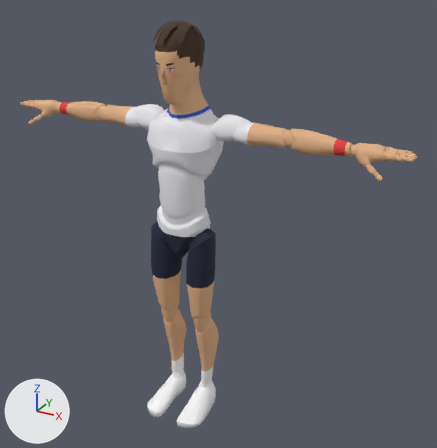
What one commit did to the glTF model sweetspot/models/players/p16.glb.
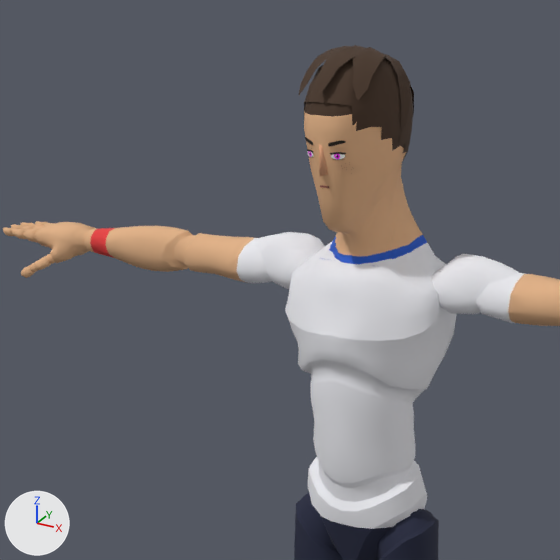
There are two pictures of each version: one whole from a 50 mm lens placed at (1.357, -2.139, 2.101), pointed at (0.14, 0.073, 0.995), one close up on the part from 4% to 62% of the width and 0% to 56% of the height. Lighting does not change. The marker at lower left points along +X, +Y and +Z. The first two pictures are the older version. Vertices at exactly the same position are counted once.

Names of what the first close-up shows: 'Body', 'Face', 'Hair' and 1 more.
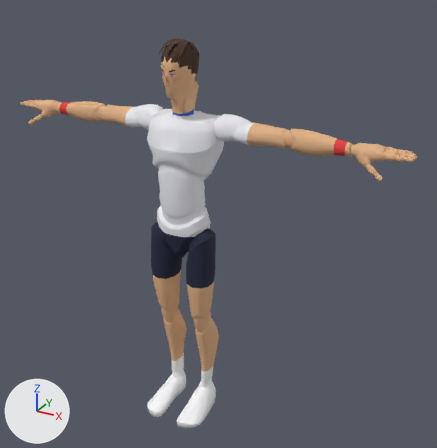
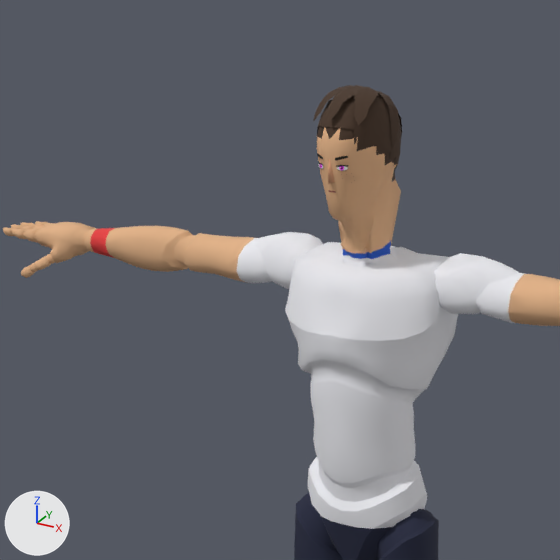
Pixel boxes (x1, y1, x2, y2) of what changed, in the close-ups (560 x 560 px; the box of a moved part takes in the faces that stretch with it):
```json
{"object": "Body", "change": "reshaped", "before": [3, 64, 560, 560], "after": [3, 100, 560, 560]}
{"object": "Hair", "change": "reshaped", "before": [299, 45, 414, 162], "after": [313, 85, 402, 171], "on screen": "22% narrower, 26% shorter"}
{"object": "Face", "change": "reshaped", "before": [305, 137, 346, 188], "after": [317, 153, 348, 192], "on screen": "24% narrower, 23% shorter"}
{"part": 1, "of": "me_mannequin", "change": "moved or reshaped", "before": [266, 64, 482, 302], "after": [266, 100, 482, 302]}
{"part": 2, "of": "me_mannequin", "change": "surface changed", "before": [311, 102, 402, 267], "after": [322, 127, 395, 271]}
{"part": 4, "of": "me_hair", "change": "moved or reshaped", "before": [299, 45, 386, 100], "after": [313, 85, 379, 126]}
{"part": 5, "of": "me_hair", "change": "moved or reshaped", "before": [304, 54, 414, 162], "after": [317, 91, 402, 171]}
```

The change, as JSON lines over the scene's bpy script:
```json
{"block": "me_mannequin", "where": "# used by ob_body; location = (0.0, 0.0, 0.0)"}
{"op": "remove", "block": "me_mannequin", "code": "me_mannequin.from_pydata(...)  # 7378 vertices, 14511 faces; spans x -0.97..0.97, y -0.21..0.14, z 0.0..1.86"}
{"op": "add", "block": "me_mannequin", "code": "me_mannequin.from_pydata(...)  # 7380 vertices, 14515 faces; spans x -0.97..0.97, y -0.21..0.14, z 0.0..1.79"}
{"block": "me_mannequin", "change": "me_mannequin part 1: 312 vertices moved from x -0.21..0.21, y -0.13..0.14, z 1.32..1.86 to x -0.21..0.21, y -0.1..0.14, z 1.33..1.79; 107 vertices removed from x -0.12..0.12, y -0.04..0.12, z 1.48..1.6; 109 vertices added at x -0.13..0.13, y -0.05..0.1, z 1.48..1.61"}
{"block": "me_mannequin", "change": "me_mannequin part 2: 9 kept faces spanning x -0.06..0.06, y -0.1..0.09, z 1.48..1.75 get new texture (UV) coordinates"}
{"block": "me_face", "where": "# used by ob_face; location = (0.0, 0.0, 0.0)"}
{"op": "remove", "block": "me_face", "code": "me_face.from_pydata(...)  # 50 vertices, 64 faces; spans x -0.0672..0.0672, y -0.1276..-0.0305, z 1.6106..1.7281"}
{"op": "add", "block": "me_face", "code": "me_face.from_pydata(...)  # 42 vertices, 54 faces; spans x -0.0516..0.0516, y -0.1018..-0.0402, z 1.61..1.6978"}
{"block": "me_face", "change": "me_face part 3: the whole mesh is rebuilt"}
{"block": "me_hair", "where": "# used by ob_hair; location = (0.0, 0.0, 0.0)"}
{"op": "remove", "block": "me_hair", "code": "me_hair.from_pydata(...)  # 414 vertices, 784 faces; spans x -0.09..0.09, y -0.126..0.127, z 1.627..1.875"}
{"op": "add", "block": "me_hair", "code": "me_hair.from_pydata(...)  # 414 vertices, 784 faces; spans x -0.07..0.07, y -0.098..0.097, z 1.606..1.807"}
{"block": "me_hair", "change": "me_hair part 4: the loose piece of 84 vertices spanning x -0.07..0.07, y -0.126..0.061, z 1.793..1.875 is scaled about its middle by (0.762, 0.758, 0.715), then moved by (0.0, 0.007, -0.057)"}
{"block": "me_hair", "change": "me_hair part 5: 330 of 414 vertices moved; they spanned x -0.09..0.09, y -0.115..0.127, z 1.627..1.861 and now span x -0.07..0.07, y -0.089..0.097, z 1.606..1.796; mean shift (0.0, -0.008, -0.044); largest move (0.03, 0.055, 1.856) -> (0.022, 0.04, 1.793)"}
```
